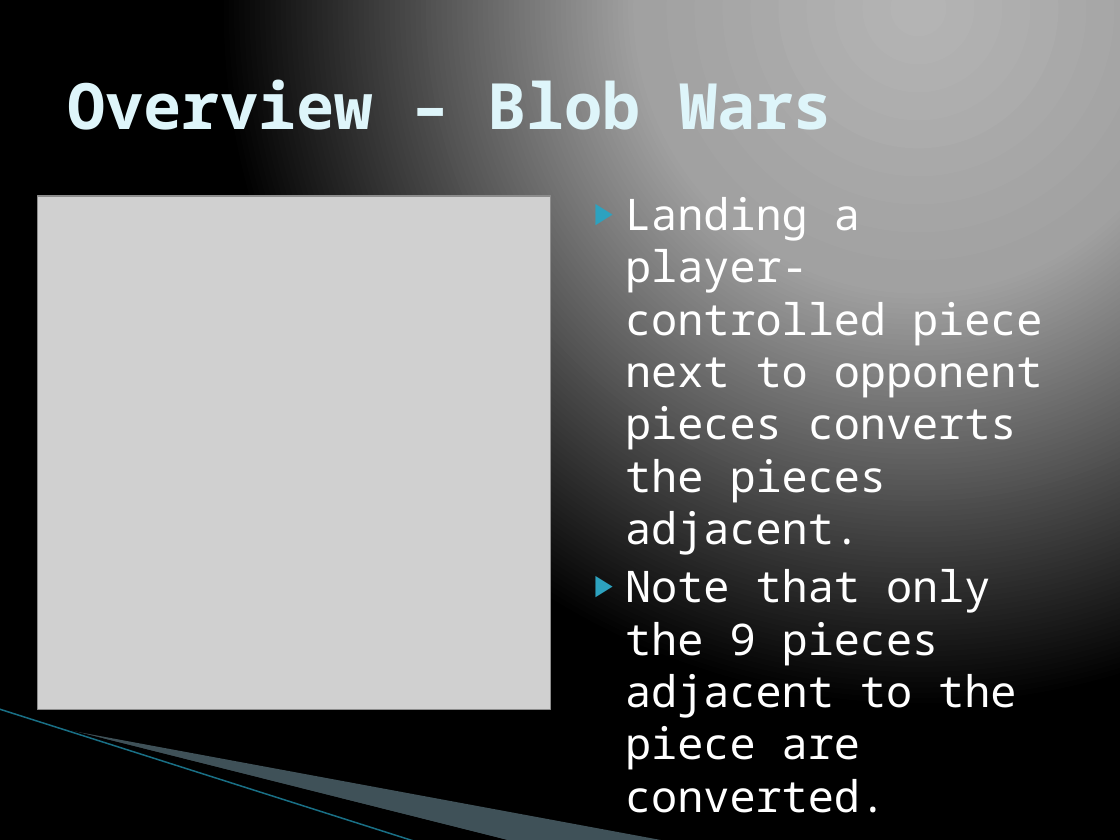
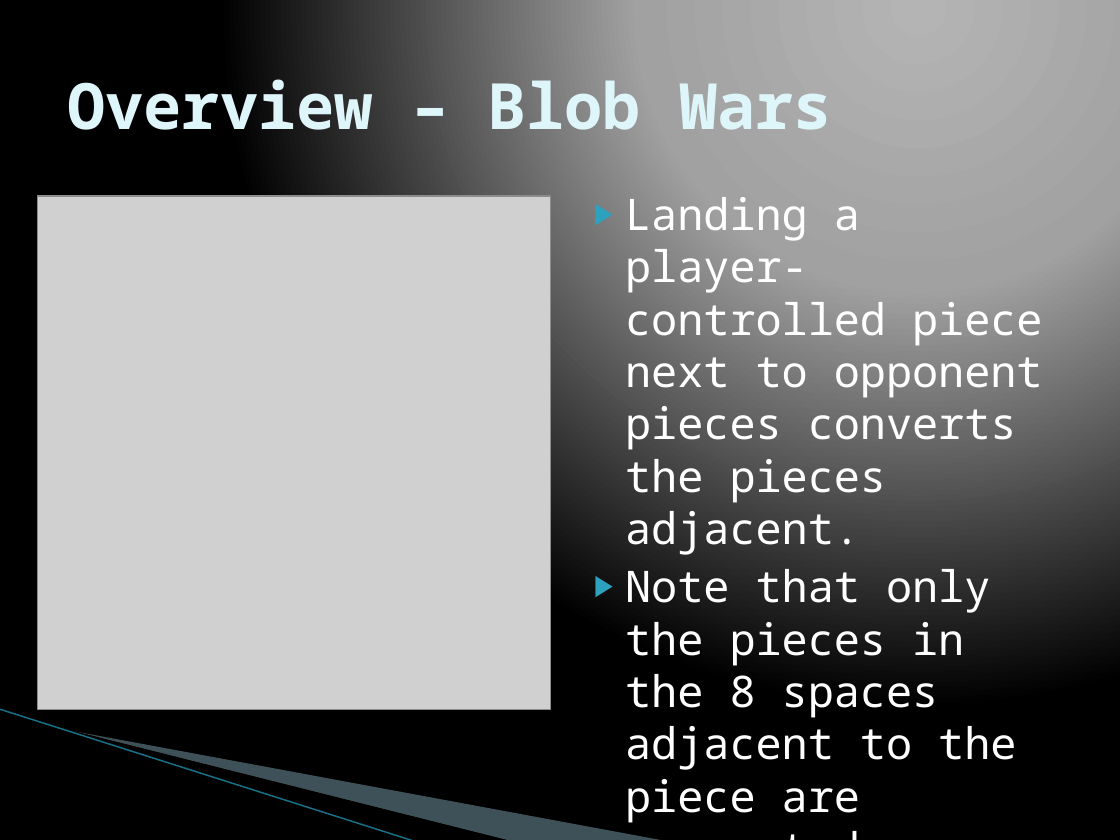
Before and after one commit to TadCordle/Senior-Project, a slide deck: slide 5 of Game Theory and Artificial Intelligence Design.pptx. Drawn at 1120x840 pixels with LibreOffice and Linux fonts; fonts in the diff are those of the drawing; grey boxes stand for pictures; background and template pictures are left out. Boxes give left, top, right and bottom in pixels: in the first picture for what was removed or moved away, otherwise in the second. Text is boxed around its words. In the diff, an @@ line names an element or a change of style, - is before the commit and + after.

```diff
--- a/Game Theory and Artificial Intelligence Design.pptx
+++ b/Game Theory and Artificial Intelligence Design.pptx
@@ text at (625, 569, 1016, 823): text changed @@
-▶ Note that only the 9 pieces adjacent to the piece are converted.
+▶ Note that only the pieces in the 8 spaces adjacent to the piece are converted.
```
Also in this commit, not shown: 5 other slides changed, 17 slides added.
